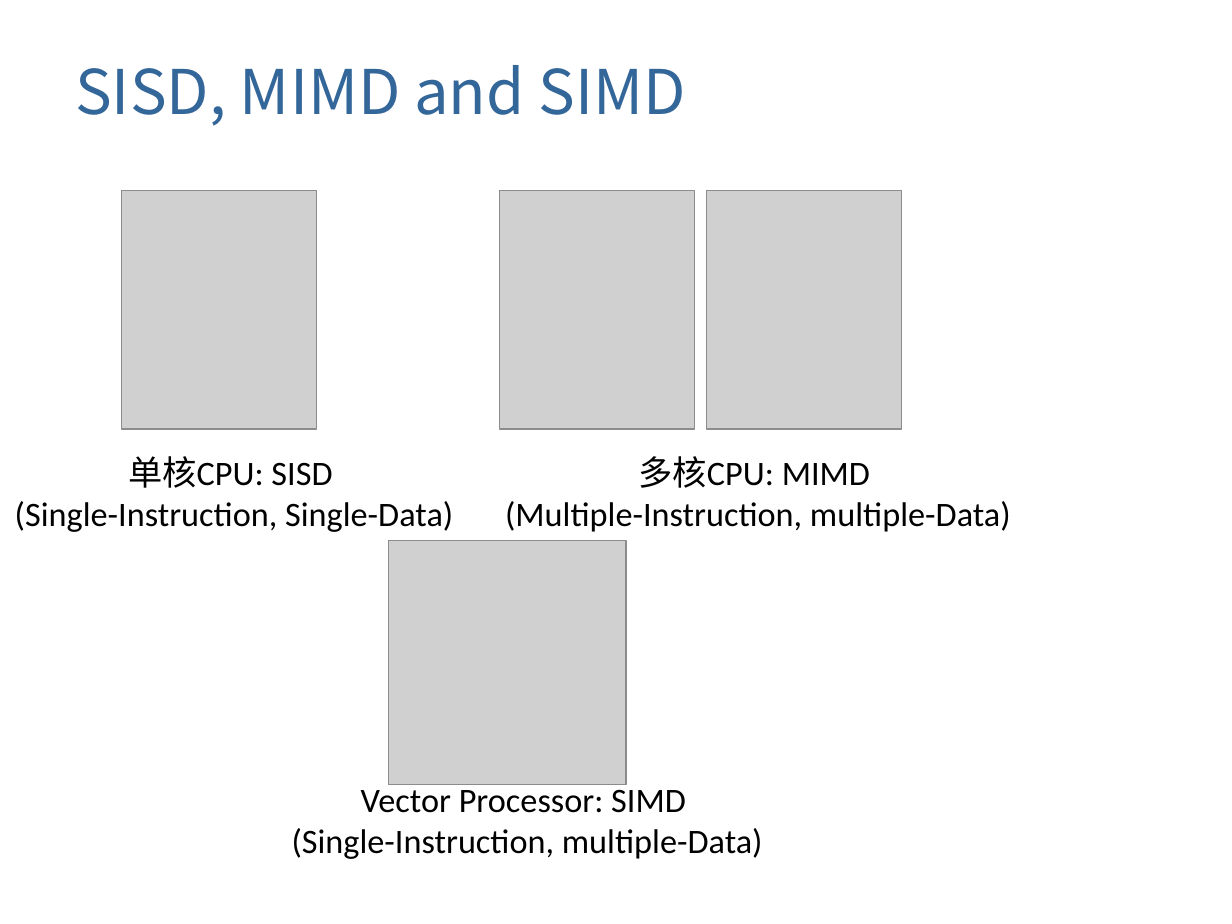
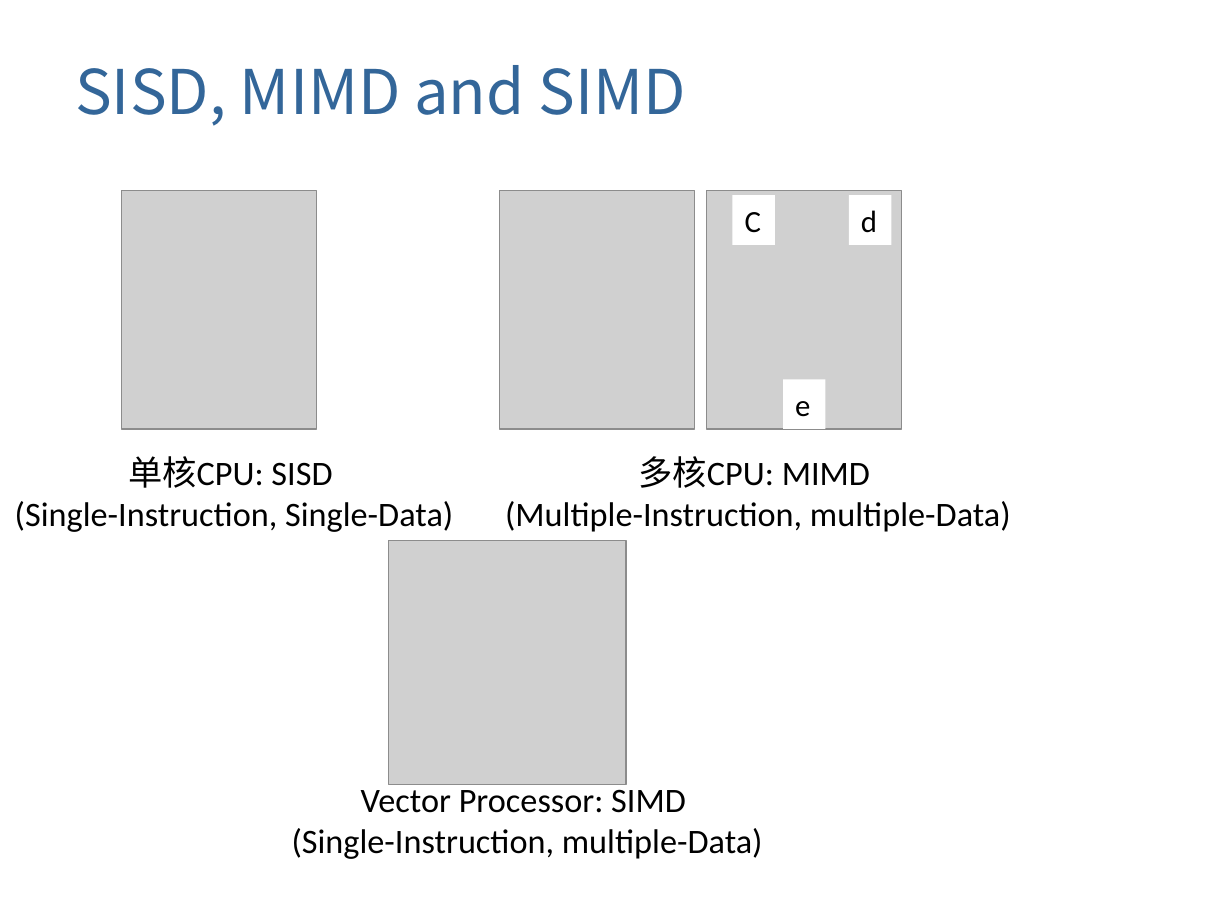
Before and after one commit to gulaoshi/gu.github.io, a slide deck: slide 10 of AdvOS/PPT+papers/L04-GPU.pptx. Drawn at 1232x924 pixels with LibreOffice and Linux fonts; fonts in the diff are those of the drawing; grey boxes stand for pictures; background and template pictures are left out. Boxes give left, top, right and bottom in pixels: in the first picture for what was removed or moved away, otherwise in the second. Text is boxed around its words. In the diff, an @@ line names an element or a change of style, - is before the commit and + after.

```diff
--- a/AdvOS/PPT+papers/L04-GPU.pptx
+++ b/AdvOS/PPT+papers/L04-GPU.pptx
@@ rectangle added at [732,195,774,244], fill #FFFFFF, 18 pt, text #000000 @@
+C
@@ rectangle added at [849,195,891,244], fill #FFFFFF, 18 pt, text #000000 @@
+d
@@ rectangle added at [784,379,825,429], fill #FFFFFF, 18 pt, text #000000 @@
+e
```
Also in this commit, not shown: 8 other slides changed.
